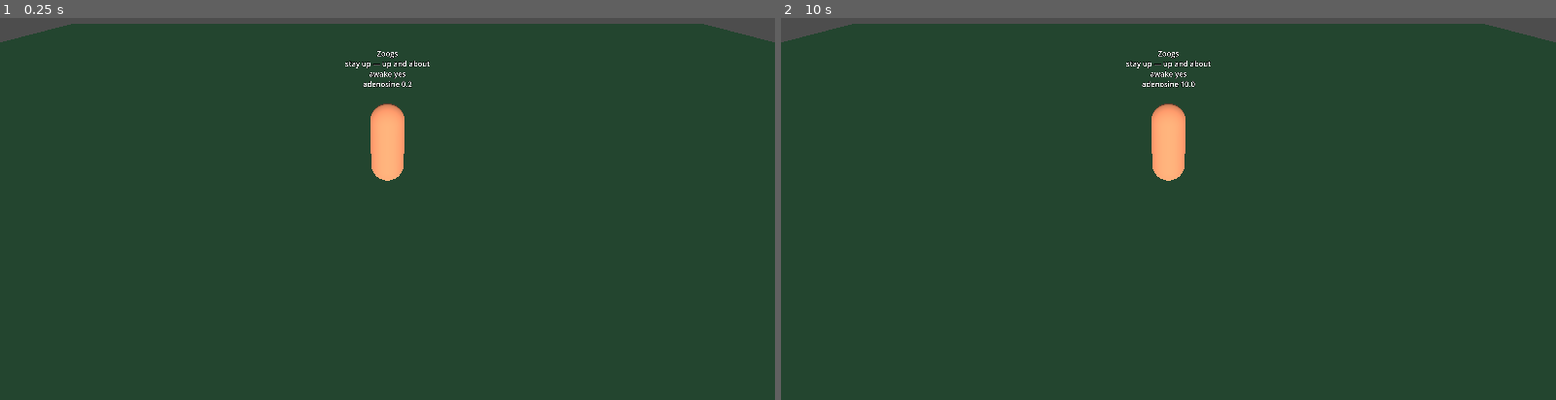
Above: before the commit, frames 1-2 (left to right).
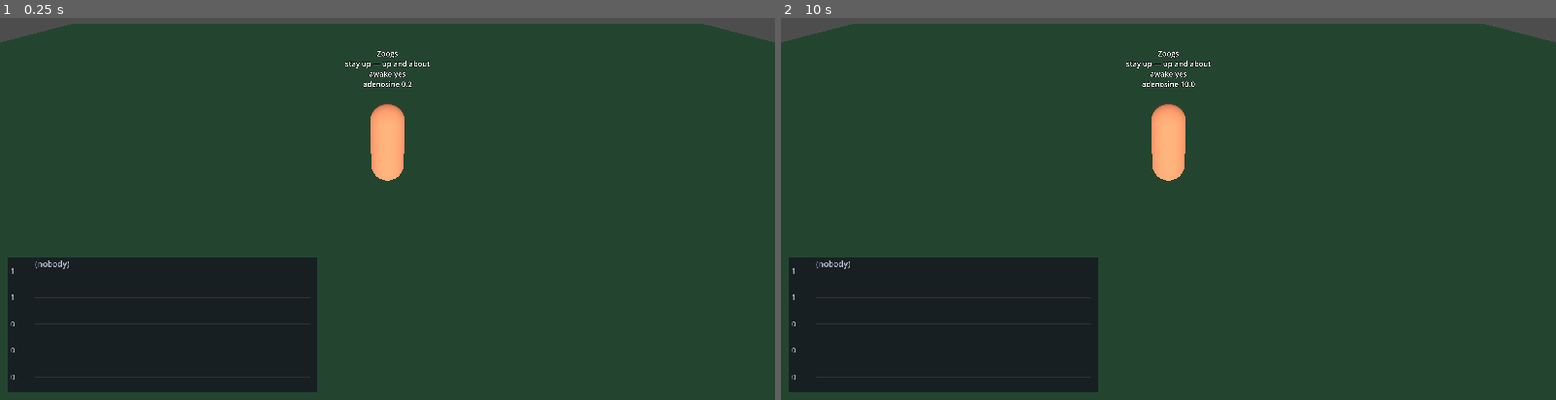
Above: after the commit, the same moments.

Repository: zmkram322/TheKingYouDontSee
Game: Godot game, scene res://game/game.tscn
Two runs of this game, one before a commit and one after it. Both use one fixed random seed, a clock stepped at 60 frames per second and the inputs below. This scene is started directly instead of the project's main scene.
Inputs (mouse positions are in pixels of both pictures, inside the frame that each line leads up to):
- Up to frame 1 (0.25 s): no input
- Up to frame 2 (10 s): tap Enter at 0.5, 2, 3.5 s; move the mouse to (1339, 159) at 0.52 s; hold D (move_right) 0.53-1.25 s; click (1339, 159) at 0.67 s; tap Space at 1.25, 2.75, 4.25 s; drag from (1013, 205) to (1129, 270) at 1.27 s; move the mouse to (1246, 86) at 2.02 s; hold D (move_right) 2.03-2.75 s; drag from (1129, 270) to (936, 117) at 2.77 s; move the mouse to (1401, 247) at 3.52 s; hold A (move_left) 3.53-4.25 s; drag from (936, 117) to (1052, 75) at 4.27 s; move the mouse to (1207, 182) at 5.02 s; hold S (move_down) 5.03-5.75 s; click (1207, 182) at 5.17 s; drag from (1052, 75) to (1013, 205) at 5.77 s; move the mouse to (1339, 159) at 6.52 s; hold W (move_up) 6.53-7.25 s; drag from (1013, 205) to (1129, 270) at 7.27 s; move the mouse to (1246, 86) at 8.02 s; hold S (move_down) 8.03-8.75 s; drag from (1129, 270) to (936, 117) at 8.77 s; move the mouse to (1401, 247) at 9.52 s; hold W (move_up) from 9.53 s (still down); click (1401, 247) at 9.67 s

The runs differ from the first frame. In frame 1, 14% of the frame differs, in the area x 1-41%, y 62-98%; in frame 2, 14%.

Commit message:
Add the stat graph: watch a number move, and see why
Its own scene (game/ui/stat_graph.tscn) so it can be dropped into any
scene and pointed at anybody. The only wiring is setting `person` in the
inspector -- it asks Stats which stats exist rather than being told, so
a stat added later shows up here with nothing changed in this file.

Not a debug tool. Reading a number move and knowing why is the design
medium, so this is meant to be as legible as the world is.

Sleep is drawn as a shaded band behind the lines rather than as a line.
Being awake is no longer a stat he carries -- it's worked out from what
he's doing -- so it can't come off the stat list. Behind the lines is
also the better read: you want to see what adenosine did DURING the
night, not a second line square-waving between 0 and 1 and squashing
everything real against the axis.

Verified against a pumped Person: 600 samples held at exactly the
window capacity, values ranging 9.9..45.1 (the two sleep thresholds,
landed on the nose), 24% of the window shaded asleep, y axis rounding
45.1 up to a readable 50. Draw path exercised in a windowed run.

Known limit, left alone deliberately: all stats share one auto-scaled y
axis. Fine while everything lives on the same 0..100 scale; the day
something at 0..3 sits beside something at 0..100 is the day to think
about per-stat scaling, not before.

Co-Authored-By: Claude Opus 5 <noreply@anthropic.com>
Claude-Session: https://claude.ai/code/session_014fGSXW6fNmUe2VW3KYqdYd

Diff:
--- a/tkyds-game/game/game.tscn
+++ b/tkyds-game/game/game.tscn
@@ -1,8 +1,9 @@
-[gd_scene load_steps=7 format=3 uid="uid://skyjyprv51gs"]
+[gd_scene load_steps=8 format=3 uid="uid://skyjyprv51gs"]
 
 [ext_resource type="Script" uid="uid://bhkaimikwcagl" path="res://game/clock.gd" id="1_clock"]
 [ext_resource type="Script" uid="uid://chc8o3ak8v58x" path="res://game/daylight.gd" id="2_daylight"]
 [ext_resource type="PackedScene" uid="uid://cbxfrobp7ktlj" path="res://game/person.tscn" id="3_person"]
+[ext_resource type="PackedScene" path="res://game/ui/stat_graph.tscn" id="4_stat_graph"]
 
 [sub_resource type="Environment" id="Environment_sky"]
 background_color = Color(0.55, 0.68, 0.78, 1)
@@ -42,3 +43,8 @@
 [node name="Camera" type="Camera3D" parent="."]
 transform = Transform3D(1, 0, 0, 0, 0.87, 0.5, 0, -0.5, 0.87, 0, 4.5, 8)
 fov = 55.0
+
+[node name="Screen" type="CanvasLayer" parent="."]
+
+[node name="StatGraph" parent="Screen" instance=ExtResource("4_stat_graph")]
+person = NodePath("../../Zoogs")
--- /dev/null
+++ b/tkyds-game/game/ui/stat_graph.gd
@@ -0,0 +1,215 @@
+class_name StatGraph
+extends Control
+
+# A person's stats over time — the thing you actually watch to tell whether a
+# number is behaving. Its own scene so it can be dropped into any scene and
+# pointed at anybody; nothing about it is tied to the village or to Zoogs.
+#
+# It is not a debug tool. Reading a number move and knowing WHY is the whole
+# design medium here, so this is meant to be as legible as the world is.
+#
+# Dropping it in: the root is a Control, so in a 3D scene it needs a
+# CanvasLayer parent (see game.tscn). Then set `person` in the inspector and
+# that's the whole of the wiring — it discovers what to plot by asking Stats
+# what stats exist, so a stat added tomorrow shows up here on its own with
+# nothing changed in this file.
+#
+# Read-only, always. It asks through get_stat like everything else and never
+# writes anything back.
+
+const MARGIN_LEFT := 40.0
+const MARGIN_RIGHT := 10.0
+const MARGIN_TOP := 20.0
+const MARGIN_BOTTOM := 22.0
+
+# Enough distinct hues to tell a handful of lines apart at a glance. More stats
+# than this and they start repeating, which is the moment to think about
+# grouping rather than about a longer list.
+const TRACK_COLORS: Array[Color] = [
+	Color(0.98, 0.62, 0.25),   # amber
+	Color(0.40, 0.78, 0.95),   # sky
+	Color(0.55, 0.85, 0.45),   # green
+	Color(0.92, 0.45, 0.60),   # rose
+	Color(0.72, 0.60, 0.95),   # violet
+	Color(0.95, 0.88, 0.40),   # straw
+]
+
+const BACKGROUND := Color(0.09, 0.10, 0.13, 0.88)
+const GRID := Color(1.0, 1.0, 1.0, 0.09)
+const AXIS_TEXT := Color(0.72, 0.75, 0.80)
+const ASLEEP_BAND := Color(0.35, 0.42, 0.70, 0.22)
+
+@export var person: Person
+
+# How much history is on screen at once. The graph fills up over this many
+# seconds and then scrolls.
+@export_range(5.0, 600.0, 1.0, "or_greater") var window_seconds := 60.0
+
+# How often a reading is taken. Higher is smoother and costs more memory;
+# what's stored is window_seconds × this, per stat.
+@export_range(1.0, 60.0, 1.0) var samples_per_second := 10.0
+
+# Shade the background while he's asleep. Being awake isn't a stat he carries
+# (it's worked out from what he's doing — see Brain.is_awake), so it can't be
+# drawn as a line off the stat list like everything else. A band behind the
+# lines is the better read anyway: you want to see what the numbers did DURING
+# the night, not a second line bouncing between two values.
+@export var show_asleep_band := true
+
+var _tracks := {}                # StringName -> Array[float], oldest first
+var _asleep: Array[bool] = []
+var _seconds_owed := 0.0
+
+
+func _process(delta: float) -> void:
+	if person == null:
+		return
+	var interval := 1.0 / samples_per_second
+	_seconds_owed += delta
+	# Capped so a long stall (a breakpoint, a slow frame) can't spend the next
+	# frame taking ten thousand identical readings.
+	var allowed := int(samples_per_second)
+	while _seconds_owed >= interval and allowed > 0:
+		_seconds_owed -= interval
+		allowed -= 1
+		_take_sample()
+	queue_redraw()
+
+
+func _take_sample() -> void:
+	var capacity := int(window_seconds * samples_per_second)
+	for stat_name in person.stats.get_stat_names():
+		var value: Variant = person.stats.get_stat(stat_name)
+		# Yes/no stats have no place on a line. They'd read as a square wave
+		# between 0 and 1 and squash every real number against the axis.
+		if not (value is float or value is int):
+			continue
+		if not _tracks.has(stat_name):
+			_tracks[stat_name] = [] as Array[float]
+		var samples: Array = _tracks[stat_name]
+		samples.append(float(value))
+		while samples.size() > capacity:
+			samples.pop_front()
+
+	_asleep.append(not person.brain.is_awake())
+	while _asleep.size() > capacity:
+		_asleep.pop_front()
+
+
+# Clear the history and start again — for when you've changed a number and want
+# to see the new shape without the old one still on screen.
+func reset() -> void:
+	_tracks.clear()
+	_asleep.clear()
+	_seconds_owed = 0.0
+	queue_redraw()
+
+
+# --- Drawing --------------------------------------------------------------------
+
+func _draw() -> void:
+	draw_rect(Rect2(Vector2.ZERO, size), BACKGROUND)
+	var plot := Rect2(
+		Vector2(MARGIN_LEFT, MARGIN_TOP),
+		Vector2(size.x - MARGIN_LEFT - MARGIN_RIGHT, size.y - MARGIN_TOP - MARGIN_BOTTOM))
+	if plot.size.x <= 0.0 or plot.size.y <= 0.0:
+		return
+
+	var top := _get_top_of_scale()
+	if show_asleep_band:
+		_draw_asleep_band(plot)
+	_draw_grid(plot, top)
+
+	var index := 0
+	for stat_name in _tracks:
+		_draw_track(plot, _tracks[stat_name], top, TRACK_COLORS[index % TRACK_COLORS.size()])
+		index += 1
+
+	_draw_labels(plot)
+
+
+# The top of the y axis, rounded up to something round so the gridlines land on
+# readable numbers. Never zero, or an empty graph divides by nothing.
+func _get_top_of_scale() -> float:
+	var highest := 1.0
+	for samples in _tracks.values():
+		for value in samples:
+			highest = maxf(highest, value)
+	var step: float = pow(10.0, floorf(log(highest) / log(10.0)))
+	return ceilf(highest / step) * step
+
+
+func _draw_grid(plot: Rect2, top: float) -> void:
+	var font := ThemeDB.fallback_font
+	for i in 5:
+		var fraction := i / 4.0
+		var y := plot.position.y + plot.size.y * fraction
+		draw_line(Vector2(plot.position.x, y), Vector2(plot.end.x, y), GRID, 1.0)
+		var value := top * (1.0 - fraction)
+		draw_string(font, Vector2(4.0, y + 4.0), "%.0f" % value,
+			HORIZONTAL_ALIGNMENT_LEFT, MARGIN_LEFT - 8.0, 10, AXIS_TEXT)
+
+
+# Shaded stretches behind everything else, one per unbroken run of sleep. Drawn
+# from the same sample history as the lines, so the shading and the numbers can
+# never disagree about when he was out.
+func _draw_asleep_band(plot: Rect2) -> void:
+	var capacity := int(window_seconds * samples_per_second)
+	if _asleep.size() < 2:
+		return
+	var step := plot.size.x / float(capacity - 1)
+	var run_start := -1
+	for i in _asleep.size():
+		if _asleep[i] and run_start < 0:
+			run_start = i
+		elif not _asleep[i] and run_start >= 0:
+			_draw_band_from(plot, run_start, i, step)
+			run_start = -1
+	if run_start >= 0:
+		_draw_band_from(plot, run_start, _asleep.size(), step)
+
+
+func _draw_band_from(plot: Rect2, from_index: int, to_index: int, step: float) -> void:
+	var left := plot.position.x + from_index * step
+	var width := maxf((to_index - from_index) * step, 1.0)
+	draw_rect(Rect2(Vector2(left, plot.position.y), Vector2(width, plot.size.y)), ASLEEP_BAND)
+
+
+func _draw_track(plot: Rect2, samples: Array, top: float, color: Color) -> void:
+	if samples.size() < 2:
+		return
+	var capacity := int(window_seconds * samples_per_second)
+	var step := plot.size.x / float(capacity - 1)
+	var points := PackedVector2Array()
+	for i in samples.size():
+		var value: float = samples[i]
+		points.append(Vector2(
+			plot.position.x + i * step,
+			plot.end.y - (value / top) * plot.size.y))
+	draw_polyline(points, color, 1.5, true)
+
+
+# The title, and a swatch and current reading per stat. The reading is taken
+# from the last sample rather than asked for fresh, so the number under the
+# legend is the same number the end of the line is showing.
+func _draw_labels(plot: Rect2) -> void:
+	var font := ThemeDB.fallback_font
+	var title := person.person_name if person != null else "(nobody)"
+	draw_string(font, Vector2(MARGIN_LEFT, 14.0), title,
+		HORIZONTAL_ALIGNMENT_LEFT, -1, 12, AXIS_TEXT)
+
+	var x := MARGIN_LEFT
+	var y := size.y - 7.0
+	var index := 0
+	for stat_name in _tracks:
+		var color := TRACK_COLORS[index % TRACK_COLORS.size()]
+		var samples: Array = _tracks[stat_name]
+		var latest: float = samples[-1] if not samples.is_empty() else 0.0
+		draw_rect(Rect2(Vector2(x, y - 8.0), Vector2(8.0, 8.0)), color)
+		var text := "%s %.1f" % [stat_name, latest]
+		draw_string(font, Vector2(x + 12.0, y), text, HORIZONTAL_ALIGNMENT_LEFT, -1, 11, color)
+		x += 12.0 + font.get_string_size(text, HORIZONTAL_ALIGNMENT_LEFT, -1, 11).x + 14.0
+		index += 1
+
+	if show_asleep_band and person != null and not person.brain.is_awake():
+		draw_string(font, Vector2(x, y), "asleep", HORIZONTAL_ALIGNMENT_LEFT, -1, 11, AXIS_TEXT)
--- /dev/null
+++ b/tkyds-game/game/ui/stat_graph.tscn
@@ -0,0 +1,17 @@
+[gd_scene load_steps=2 format=3]
+
+[ext_resource type="Script" path="res://game/ui/stat_graph.gd" id="1_stat_graph"]
+
+[node name="StatGraph" type="Control"]
+anchors_preset = 2
+anchor_top = 1.0
+anchor_bottom = 1.0
+offset_left = 12.0
+offset_top = -212.0
+offset_right = 472.0
+offset_bottom = -12.0
+grow_vertical = 0
+script = ExtResource("1_stat_graph")
+window_seconds = 60.0
+samples_per_second = 10.0
+show_asleep_band = true
Not shown, added: tkyds-game/game/ui/stat_graph.gd.uid
